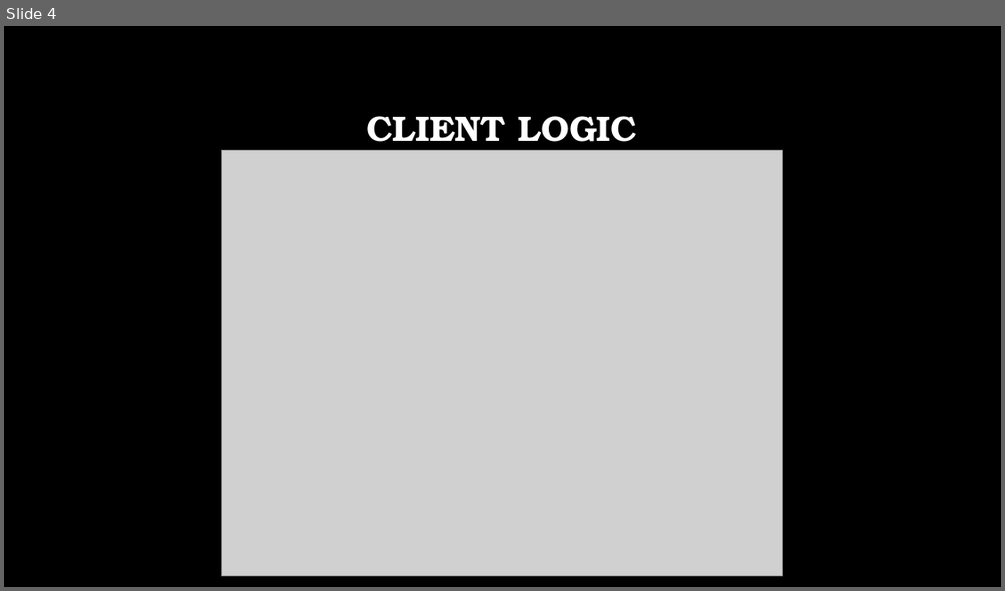
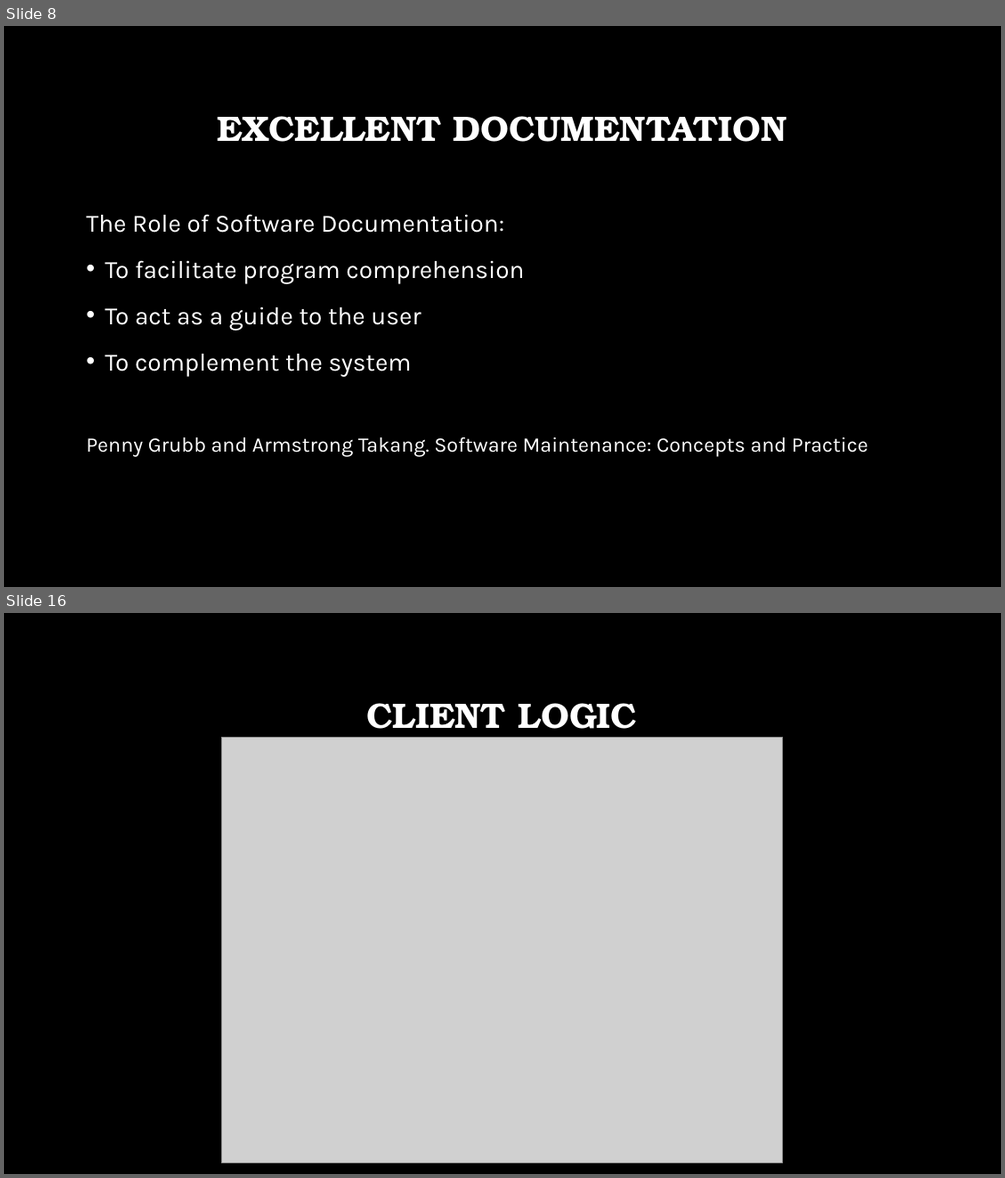
Before and after one commit to DragonRider0o0/CS-4670-Project, a slide deck: CS 4670 – Final Project.pptx. Shown one above the other, each under a label of ours: slide 4 before the commit, slides 8 and 16 after it; the slides between them are not shown. The pictures are 1005x591 and 1005x1178 pixels, drawn with LibreOffice and Linux fonts; fonts in the diff are those of the drawing; grey boxes stand for pictures; background and template pictures are left out. Boxes give left, top, right and bottom in pixels: in the first picture for what was removed or moved away, otherwise in the second. Text is boxed around its words. In the diff, an @@ line names an element or a change of style, - is before the commit and + after.

```diff
--- a/CS 4670 – Final Project.pptx
+++ b/CS 4670 – Final Project.pptx
@@ slide 8 added at [4,26,1001,587], background picture (left out) @@
@@ title added at [217,116,787,142], 34 pt, text #FFFFFF, bold @@
+EXCELLENT DOCUMENTATION
@@ text added at [86,214,868,457], 24 pt, text #FFFFFF @@
+The Role of Software Documentation:
+• To facilitate program comprehension
+• To act as a guide to the user
+• To complement the system
+Penny Grubb and Armstrong Takang. Software Maintenance: Concepts and Practice
@@ what was slide 4 is now slide 16 @@
```
Also in this commit, not shown: 4 slides changed, 14 other slides added, 6 other files.
